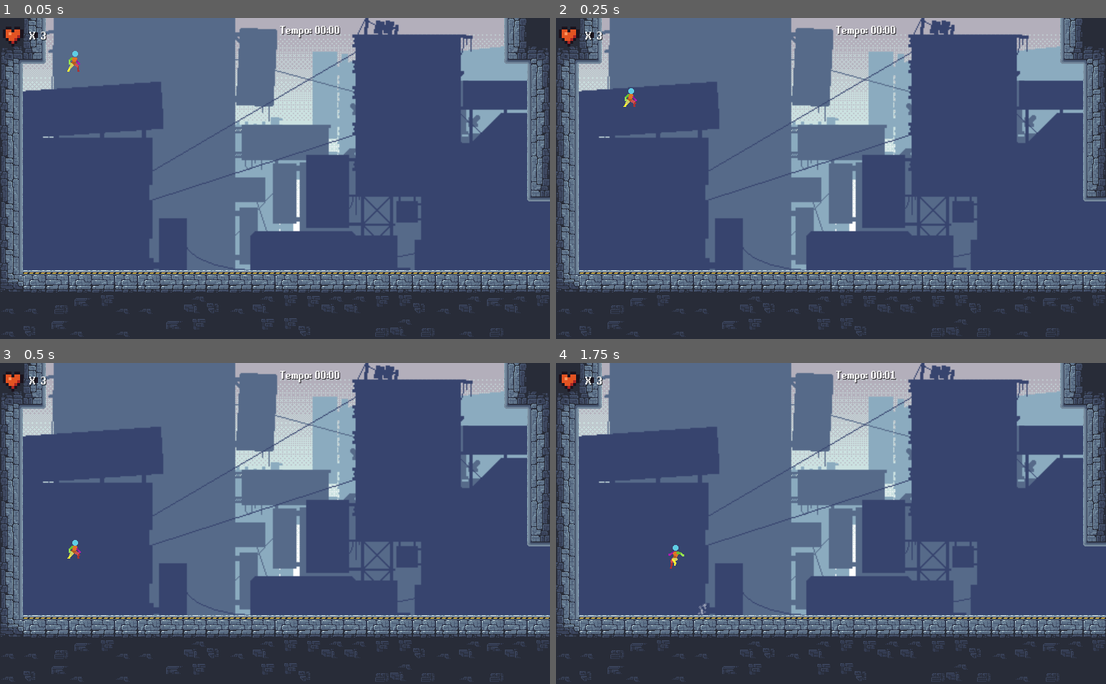
Above: before the commit, frames 1-4 (two rows, left to right).
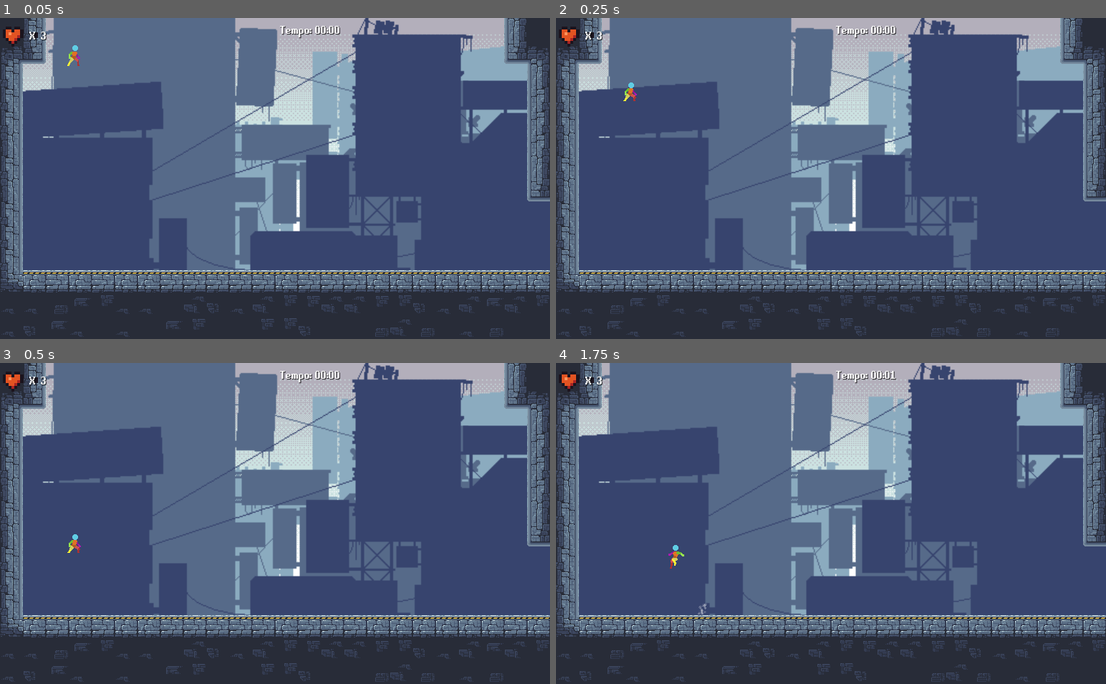
Above: after the commit, the same moments.

Repository: Eduardo-Pyment/Alquimista_dos_Sonhos-A_ultima_semente
Game: Godot game, scene res://Fases/fase_1.tscn
The game is run twice, just before and just after one commit, with the same random seed, the same clock (stepped at 60 frames per second) and the same inputs. This scene is started directly instead of the project's main scene.
Inputs:
- Up to frame 1 (0.05 s): no input
- Up to frame 2 (0.25 s): no input
- Up to frame 3 (0.5 s): no input
- Up to frame 4 (1.75 s): tap Enter (ui_accept) at 0.5, 0.77, 1.52 s; hold Right (ui_right) 0.53-1.28 s; hold Left (ui_left) from 1.28 s (still down)

The runs differ from the first frame. In frame 1, 0.1% of the frame differs, in the area x 12-15%, y 8-17%; in frame 2, 0.1%; in frame 3, 0.1%; in frame 4, nothing differs.

Commit message:
-fix ajutada camada de colisão com fogo 3,4 e 5

Diff:
--- a/Fases/fase_1.tscn
+++ b/Fases/fase_1.tscn
@@ -893,7 +893,7 @@
 
 [node name="Player" parent="." instance=ExtResource("3_3lnc8")]
 unique_name_in_owner = true
-position = Vector2(104, 56)
+position = Vector2(104, 48)
 collision_layer = 2
 collision_mask = 6
 VelocidadeHorizontal = 170
@@ -918,7 +918,7 @@
 
 [node name="Zona_fogo" type="Area2D" parent="."]
 position = Vector2(2704, 416)
-collision_layer = 0
+collision_layer = 2
 collision_mask = 2
 script = ExtResource("15_r3eli")
 
@@ -934,7 +934,7 @@
 
 [node name="Zona_fogo2" type="Area2D" parent="."]
 position = Vector2(3216, 440)
-collision_layer = 0
+collision_layer = 2
 collision_mask = 2
 script = ExtResource("15_r3eli")
 
@@ -950,7 +950,7 @@
 
 [node name="Zona_fogo3" type="Area2D" parent="."]
 position = Vector2(3376, 440)
-collision_layer = 0
+collision_layer = 2
 collision_mask = 2
 script = ExtResource("15_r3eli")
 
@@ -966,7 +966,7 @@
 
 [node name="Zona_fogo4" type="Area2D" parent="."]
 position = Vector2(3536, 440)
-collision_layer = 0
+collision_layer = 2
 collision_mask = 2
 script = ExtResource("15_r3eli")
 
@@ -1040,7 +1040,7 @@
 [node name="Plataforma_4" parent="." instance=ExtResource("16_b2qrh")]
 position = Vector2(2672, 160)
 Distancia = Vector2(-100, 0)
-TempoTransicao = 5.4
+TempoTransicao = 7.0
 
 [node name="Area_queda" parent="." instance=ExtResource("21_aw1ic")]
 position = Vector2(918, 449)
